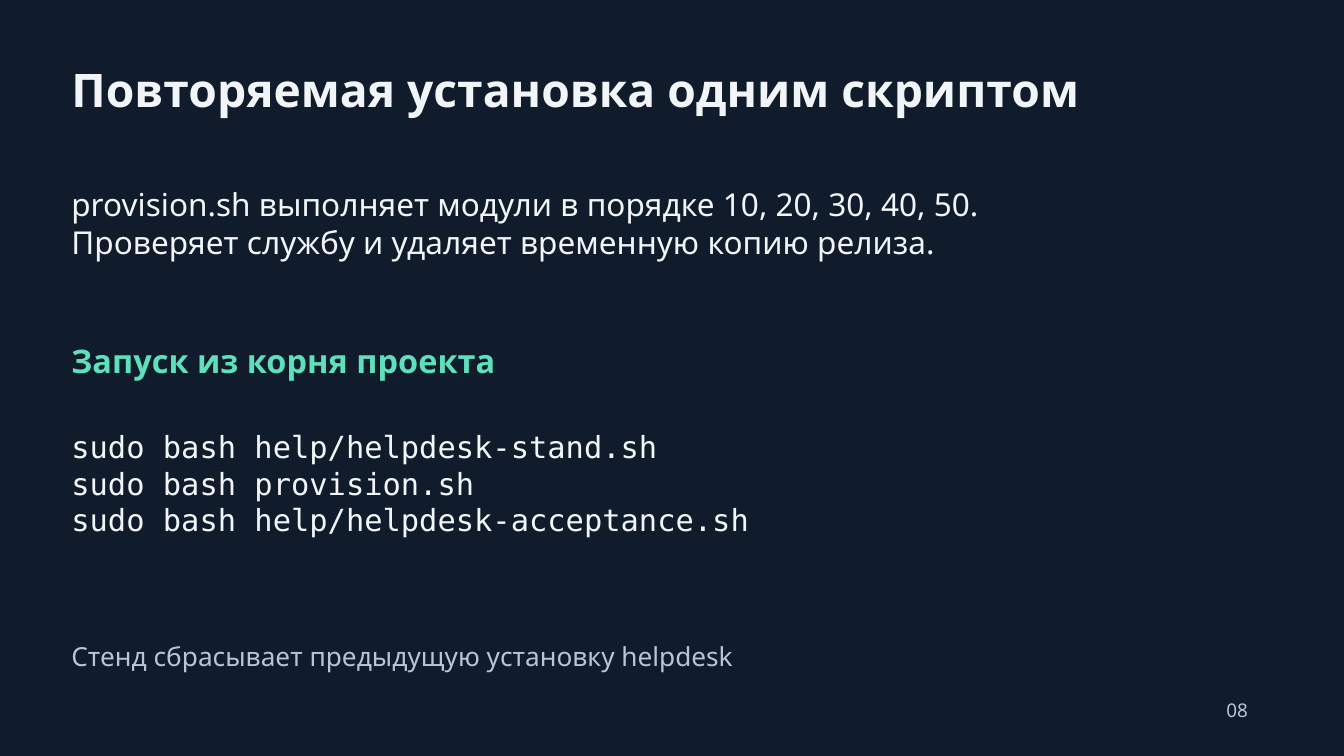
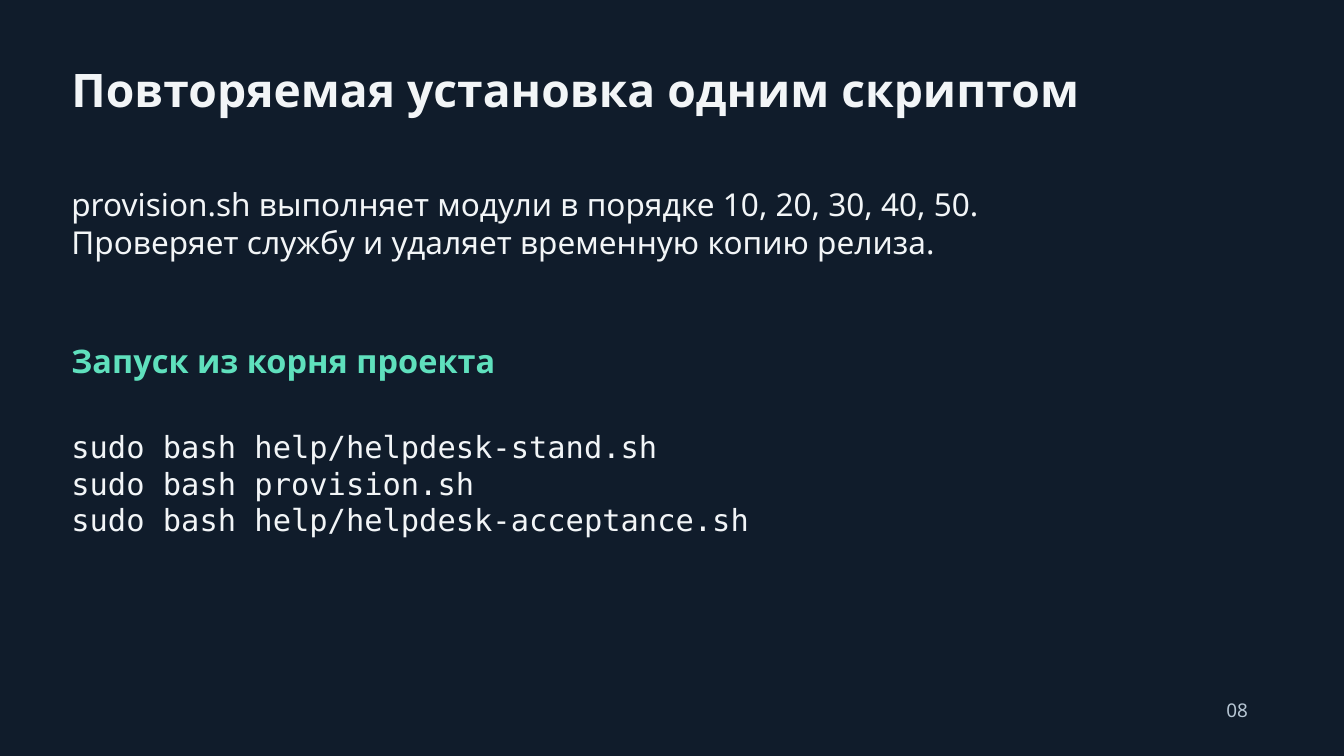
Before and after one commit to DXlol112/tz-01-helpdesk, a slide deck: slide 8 of presentations/helpdesk-project.pptx. Drawn at 1344x756 pixels with LibreOffice and Linux fonts; fonts in the diff are those of the drawing. Boxes give left, top, right and bottom in pixels: in the first picture for what was removed or moved away, otherwise in the second. Text is boxed around its words. In the diff, an @@ line names an element or a change of style, - is before the commit and + after.

```diff
--- a/presentations/helpdesk-project.pptx
+++ b/presentations/helpdesk-project.pptx
@@ text removed at [71, 646, 732, 673] @@
-Стенд сбрасывает предыдущую установку helpdesk
```
Also in this commit, not shown: 3 other slides changed, 1 slide added, 1 slide removed.
